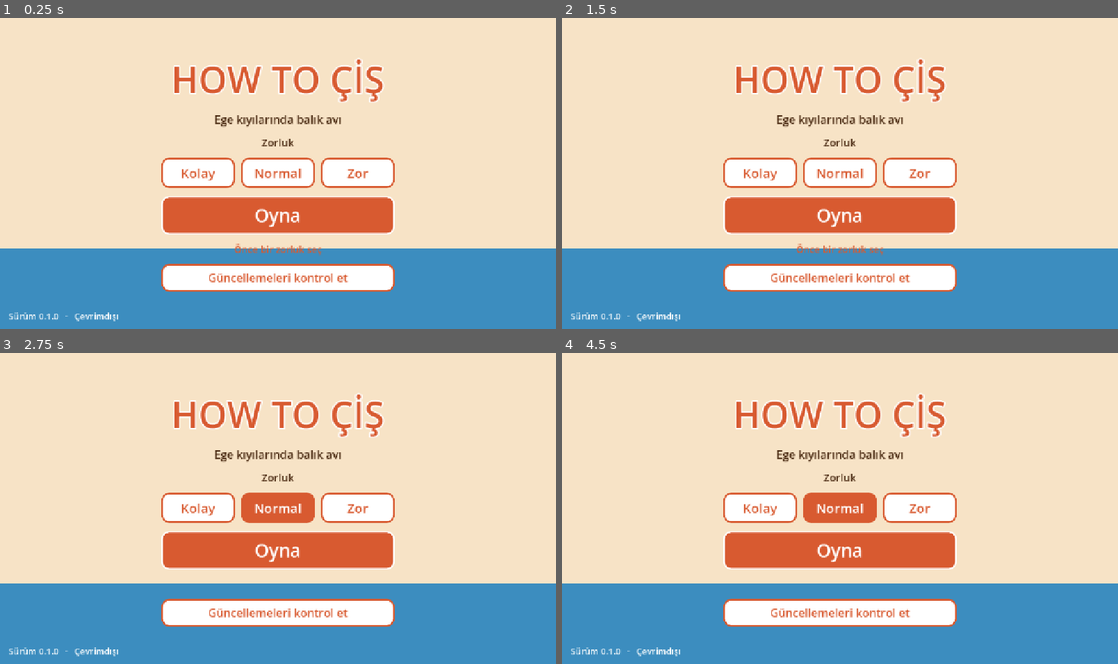
Above: before the commit, frames 1-4 (two rows, left to right).
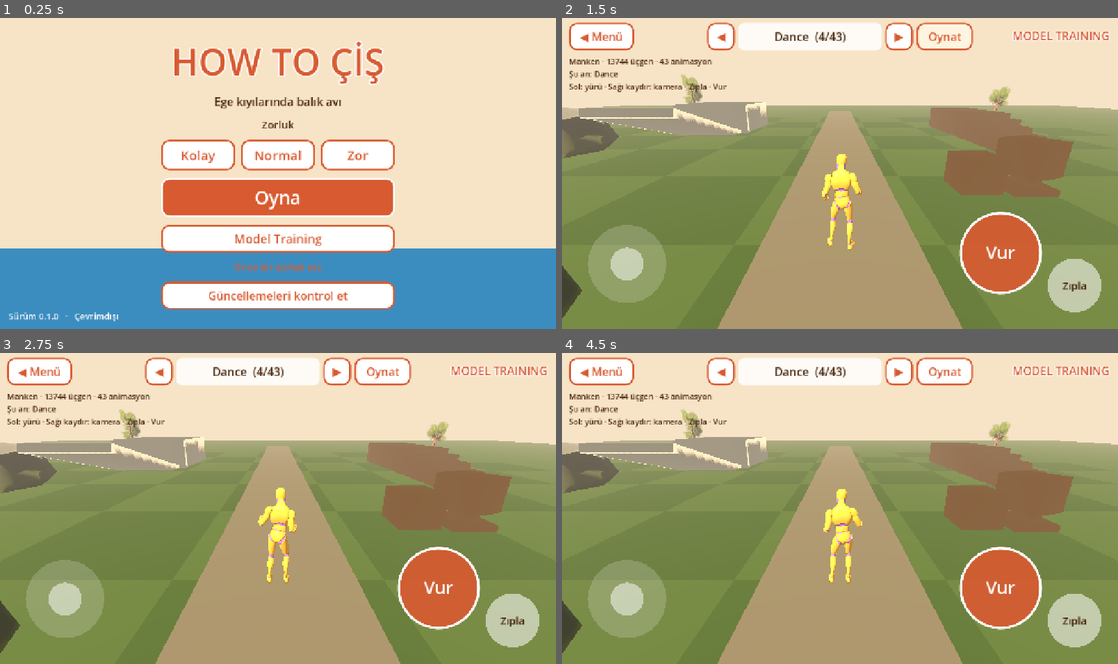
Above: after the commit, the same moments.

Repository: ozguryilmazz/howtocis
Game: Godot game, scene res://scenes/main_menu.tscn
The game is run twice, just before and just after one commit, with the same random seed, the same clock (stepped at 60 frames per second) and the same inputs.
Inputs (mouse positions are in pixels of both pictures, inside the frame that each line leads up to):
- Up to frame 1 (0.25 s): no input
- Up to frame 2 (1.5 s): click (840, 238) at 0.5 s, where only the run after the commit has a clickable "Model Training"; click (945, 36) at 1.25 s, where only the run after the commit has a clickable "Oynat"
- Up to frame 3 (2.75 s): click (278, 508) at 2 s, where only the run before the commit has a clickable "Normal"
- Up to frame 4 (4.5 s): click (840, 508) at 2.75 s, where only the run before the commit has a clickable "Normal"; click (840, 548) at 3.5 s, where only the run before the commit has a clickable "Oyna"; click (1084, 371) at 4.25 s, where only the run before the commit has a clickable "Menü"

The runs differ from the first frame. In frame 1, 20% of the frame differs, in the area x 29-71%, y 7-94%; in frame 2, 80%; in frame 3, 80%, in the area x 0-100%, y 1-100%; in frame 4, 80%.

Commit message:
Model Training bölümü: Quaternius manken, 43 animasyon, üçüncü şahıs kamera
Ana menüye Model Training düğmesi. Deneme alanı (rampa, basamak, duvar,
sandık), SpringArm3D kamera, animasyon tarayıcısı.

Co-Authored-By: Claude Opus 5.5 <noreply@anthropic.com>

Diff:
--- /dev/null
+++ b/scenes/training.tscn
@@ -0,0 +1,6 @@
+[gd_scene load_steps=2 format=3]
+
+[ext_resource type="Script" path="res://scripts/training.gd" id="1"]
+
+[node name="Training" type="Node3D"]
+script = ExtResource("1")
--- a/scripts/main_menu.gd
+++ b/scripts/main_menu.gd
@@ -108,6 +108,15 @@
 		play.add_theme_color_override(c, Color.WHITE)
 	box.add_child(play)
 
+	# Deneme bölümü: yeni modeller, animasyonlar ve üçüncü şahıs kamera.
+	var training := Button.new()
+	training.text = "Model Training"
+	training.custom_minimum_size = Vector2(360, 64)
+	training.add_theme_font_size_override("font_size", 28)
+	training.pressed.connect(func(): get_tree().change_scene_to_file("res://scenes/training.tscn"))
+	style_button(training)
+	box.add_child(training)
+
 	_hint = Label.new()
 	_hint.horizontal_alignment = HORIZONTAL_ALIGNMENT_CENTER
 	_hint.add_theme_font_size_override("font_size", 22)
--- /dev/null
+++ b/scripts/training.gd
@@ -0,0 +1,319 @@
+extends Node3D
+## Model Training: yeni modelleri, animasyonları ve üçüncü şahıs kamerayı denemek için
+## ayrı bölüm. Asıl oyunu etkilemez. Ana menüden açılır.
+##
+## Alan: çimenli düzlük, rampa, basamaklar, duvar (kamera kolunun kısalmasını görmek
+## için), ağaç ve kayalar. Üstte animasyon tarayıcısı: modeldeki her animasyon oynatılabilir.
+
+const FLAT := preload("res://shaders/flat.gdshader")
+const TOUCH := preload("res://scripts/touch_controls.gd")
+const PLAYER := preload("res://scripts/training_player.gd")
+const MENU := preload("res://scripts/main_menu.gd")
+
+const SKY := Color("F7E3C6")
+const GRASS := Color("8DB255")
+const GRASS_DARK := Color("7AA048")
+const PATH := Color("D8C49A")
+const STONE := Color("B4B2A9")
+const WOOD := Color("A0703F")
+const WHITE := Color("FAFAF5")
+const ROOF := Color("D85A30")
+const DARK := Color("4A2A12")
+
+var player: CharacterBody3D
+var _touch: Control
+var _mats := {}
+var _anims: Array = []
+var _anim_i := 0
+var _anim_label: Label
+var _info: Label
+
+
+func _ready() -> void:
+	_build_environment()
+	_build_ground()
+	_build_props()
+	player = PLAYER.new()
+	player.position = Vector3(0, 0.1, 6)
+	add_child(player)
+	_build_ui()
+	player.touch = _touch
+	if "--otomatik" in OS.get_cmdline_user_args():
+		_autopilot()
+
+
+# --- Yardımcılar -----------------------------------------------------------
+
+func mat(color: Color) -> ShaderMaterial:
+	var key := color.to_html()
+	if not _mats.has(key):
+		var m := ShaderMaterial.new()
+		m.shader = FLAT
+		m.set_shader_parameter("albedo", color)
+		_mats[key] = m
+	return _mats[key]
+
+
+func block(size: Vector3, color: Color, pos: Vector3, rot_deg := Vector3.ZERO) -> MeshInstance3D:
+	var b := BoxMesh.new()
+	b.size = size
+	b.material = mat(color)
+	var mi := MeshInstance3D.new()
+	mi.mesh = b
+	mi.position = pos
+	mi.rotation_degrees = rot_deg
+	add_child(mi)
+	var body := StaticBody3D.new()
+	var shape := CollisionShape3D.new()
+	var bs := BoxShape3D.new()
+	bs.size = size
+	shape.shape = bs
+	body.add_child(shape)
+	mi.add_child(body)
+	return mi
+
+
+func model(path: String, pos: Vector3, scl: float, yaw := 0.0) -> Node3D:
+	if not ResourceLoader.exists(path):
+		return null
+	var m: Node3D = (load(path) as PackedScene).instantiate()
+	m.position = pos
+	m.scale = Vector3.ONE * scl
+	m.rotation_degrees.y = yaw
+	add_child(m)
+	return m
+
+
+# --- Sahne -----------------------------------------------------------------
+
+func _build_environment() -> void:
+	var env := Environment.new()
+	env.background_mode = Environment.BG_COLOR
+	env.background_color = SKY
+	env.ambient_light_source = Environment.AMBIENT_SOURCE_COLOR
+	env.ambient_light_color = Color("FFF4E0")
+	env.ambient_light_energy = 0.6
+	env.fog_enabled = true
+	env.fog_light_color = SKY
+	env.fog_density = 0.008
+	var we := WorldEnvironment.new()
+	we.environment = env
+	add_child(we)
+	var sun := DirectionalLight3D.new()
+	sun.light_color = Color("FFD9B0")
+	sun.light_energy = 1.15
+	sun.rotation_degrees = Vector3(-50, -35, 0)
+	sun.shadow_enabled = true
+	add_child(sun)
+
+
+func _build_ground() -> void:
+	block(Vector3(90, 1, 90), GRASS, Vector3(0, -0.5, 0))
+	# Dama desenli koyu kareler: yürürken hızı ve yönü görmek kolaylaşır.
+	for x in range(-4, 5):
+		for z in range(-4, 5):
+			if (x + z) % 2 == 0:
+				var q := MeshInstance3D.new()
+				var pm := PlaneMesh.new()
+				pm.size = Vector2(4, 4)
+				pm.material = mat(GRASS_DARK)
+				q.mesh = pm
+				q.position = Vector3(x * 4, 0.005, z * 4)
+				add_child(q)
+	# Yürüme yolu
+	var path := MeshInstance3D.new()
+	var pp := PlaneMesh.new()
+	pp.size = Vector2(3, 40)
+	pp.material = mat(PATH)
+	path.mesh = pp
+	path.position = Vector3(0, 0.01, -8)
+	add_child(path)
+
+
+func _build_props() -> void:
+	# Rampa ve üstünde platform
+	block(Vector3(4, 0.4, 7), STONE, Vector3(-9, 0.95, -4), Vector3(-16, 0, 0))
+	block(Vector3(5, 1.9, 5), STONE, Vector3(-9, 0.95, -10))
+	# Basamaklar
+	for i in 5:
+		block(Vector3(3, 0.3 * (i + 1), 1.0), WOOD, Vector3(9, 0.15 * (i + 1), -2 - i))
+	block(Vector3(3, 1.5, 4), WOOD, Vector3(9, 0.75, -9))
+	# Duvar: kamera arkasına girince kol kısalır
+	block(Vector3(10, 3, 0.6), WHITE, Vector3(0, 1.5, 14))
+	block(Vector3(10.4, 0.3, 1.0), ROOF, Vector3(0, 3.1, 14))
+	# Sandıklar (zıplama denemesi)
+	block(Vector3(1.2, 1.0, 1.2), WOOD, Vector3(4, 0.5, 3))
+	block(Vector3(1.2, 1.0, 1.2), WOOD, Vector3(5.4, 1.0, 3.2), Vector3(0, 20, 0))
+	block(Vector3(1.2, 0.2, 1.2), WOOD, Vector3(5.4, 0.5 - 0.4, 3.2))
+	# Ağaç ve kayalar (asıl oyunun modelleri)
+	for p in [Vector3(-14, 0, 8), Vector3(14, 0, 10), Vector3(-16, 0, -18), Vector3(16, 0, -16)]:
+		var t := model("res://models/nature/agac%d.glb" % (1 + int(p.x > 0)), p, 0.5, p.z * 10.0)
+		if t:
+			var body := StaticBody3D.new()
+			var sh := CollisionShape3D.new()
+			var c := CylinderShape3D.new()
+			c.radius = 0.35
+			c.height = 3.0
+			sh.shape = c
+			body.position = p + Vector3(0, 1.5, 0)
+			body.add_child(sh)
+			add_child(body)
+	for p in [Vector3(-5, 0, 9), Vector3(12, 0, 4), Vector3(-13, 0, -2)]:
+		var r := model("res://models/nature/kaya.glb", p, 1.2, p.x * 20.0)
+		if r:
+			for mi in r.find_children("*", "MeshInstance3D", true, false):
+				(mi as MeshInstance3D).create_convex_collision()
+
+
+# --- Arayüz ----------------------------------------------------------------
+
+func _build_ui() -> void:
+	var layer := CanvasLayer.new()
+	add_child(layer)
+	_touch = TOUCH.new()
+	layer.add_child(_touch)
+	_touch.set_action("Vur")
+
+	var back := Button.new()
+	back.text = "◀ Menü"
+	back.position = Vector2(16, 14)
+	back.custom_minimum_size = Vector2(150, 64)
+	back.add_theme_font_size_override("font_size", 26)
+	MENU.style_button(back)
+	back.pressed.connect(func(): get_tree().change_scene_to_file("res://scenes/main_menu.tscn"))
+	layer.add_child(back)
+
+	# Animasyon tarayıcısı (üst orta)
+	_anims = Array(player.anim.get_animation_list())
+	_anims.erase("RESET")
+	_anim_i = maxi(0, maxi(_anims.find("Dance_Loop"), _anims.find("Dance")))
+	var bar := HBoxContainer.new()
+	bar.anchor_left = 0.5
+	bar.anchor_right = 0.5
+	bar.grow_horizontal = Control.GROW_DIRECTION_BOTH
+	bar.position.y = 14
+	bar.add_theme_constant_override("separation", 8)
+	layer.add_child(bar)
+	bar.add_child(_small_button("◀", func(): _step(-1)))
+	_anim_label = Label.new()
+	_anim_label.custom_minimum_size = Vector2(330, 64)
+	_anim_label.horizontal_alignment = HORIZONTAL_ALIGNMENT_CENTER
+	_anim_label.vertical_alignment = VERTICAL_ALIGNMENT_CENTER
+	_anim_label.add_theme_font_size_override("font_size", 26)
+	_anim_label.add_theme_color_override("font_color", DARK)
+	var sb := StyleBoxFlat.new()
+	sb.bg_color = Color(1, 1, 1, 0.85)
+	sb.set_corner_radius_all(14)
+	_anim_label.add_theme_stylebox_override("normal", sb)
+	bar.add_child(_anim_label)
+	bar.add_child(_small_button("▶", func(): _step(1)))
+	bar.add_child(_small_button("Oynat", _play_selected, 130))
+
+	_info = Label.new()
+	_info.position = Vector2(16, 90)
+	_info.add_theme_font_size_override("font_size", 18)
+	_info.add_theme_color_override("font_color", DARK)
+	layer.add_child(_info)
+
+	var title := Label.new()
+	title.text = "MODEL TRAINING"
+	title.anchor_left = 1.0
+	title.anchor_right = 1.0
+	title.grow_horizontal = Control.GROW_DIRECTION_BEGIN
+	title.position.y = 26
+	title.offset_right = -20
+	title.add_theme_font_size_override("font_size", 26)
+	title.add_theme_color_override("font_color", ROOF)
+	title.add_theme_color_override("font_outline_color", Color.WHITE)
+	title.add_theme_constant_override("outline_size", 8)
+	layer.add_child(title)
+	_step(0)
+
+
+func _small_button(t: String, cb: Callable, w := 64) -> Button:
+	var b := Button.new()
+	b.text = t
+	b.custom_minimum_size = Vector2(w, 64)
+	b.add_theme_font_size_override("font_size", 26)
+	MENU.style_button(b)
+	b.pressed.connect(cb)
+	return b
+
+
+func _step(d: int) -> void:
+	_anim_i = posmod(_anim_i + d, _anims.size())
+	_anim_label.text = "%s  (%d/%d)" % [_anims[_anim_i], _anim_i + 1, _anims.size()]
+
+
+func _play_selected() -> void:
+	player.play_showcase(_anims[_anim_i])
+
+
+func _process(_delta: float) -> void:
+	if _info:
+		_info.text = "Manken · %d üçgen · %d animasyon\nŞu an: %s\nSol: yürü · Sağı kaydır: kamera · Zıpla · Vur" % [
+			_tris(), _anims.size(), player.anim.current_animation]
+
+
+var _tri_cache := -1
+
+
+func _tris() -> int:
+	if _tri_cache < 0:
+		_tri_cache = player.triangle_count()
+	return _tri_cache
+
+
+# --- Otomatik test: ekran görüntüleri (MODEL_SHOT=klasör) ---------------------
+
+func _shot(name: String) -> void:
+	var dir := OS.get_environment("MODEL_SHOT")
+	print("[model] ", name, " anim=", player.anim.current_animation, " pos=", player.global_position)
+	if dir != "":
+		get_viewport().get_texture().get_image().save_png("%s/%s.png" % [dir, name])
+
+
+func _wait(s: float) -> void:
+	await get_tree().create_timer(s).timeout
+
+
+func _autopilot() -> void:
+	await _wait(1.2)
+	_shot("01_bekle")
+	_touch.move_vector = Vector2(0, -0.45)
+	await _wait(1.5)
+	_shot("02_yuru")
+	_touch.move_vector = Vector2(0, -1)
+	await _wait(1.2)
+	_shot("03_kos")
+	# Geri dön: kamera dönmez, karakterin önü görünür.
+	_touch.move_vector = Vector2(0, 1)
+	await _wait(1.0)
+	_shot("04_geri_on")
+	_touch.move_vector = Vector2.ZERO
+	await _wait(0.6)
+	_touch._jump = true
+	await _wait(0.35)
+	_shot("05_zipla")
+	await _wait(1.2)
+	_touch._action_tap = true
+	await _wait(0.25)
+	_shot("06_yumruk")
+	await _wait(0.8)
+	# Kamerayı yandan çevir
+	for i in 20:
+		_touch._look += Vector2(-30, 0)
+		await _wait(0.02)
+	await _wait(0.4)
+	_shot("07_kamera_yan")
+	_play_selected()
+	await _wait(1.0)
+	_shot("08_dans")
+	# Duvara doğru geri git: kamera kolu kısalmalı
+	_touch._look += Vector2(600, 0)
+	await _wait(0.3)
+	player.global_position = Vector3(0, 0.1, 11)
+	player.rotation.y = 0
+	await _wait(0.6)
+	_shot("09_duvar")
+	get_tree().quit()
--- /dev/null
+++ b/scripts/training_player.gd
@@ -0,0 +1,220 @@
+extends CharacterBody3D
+## Model Training: üçüncü şahıs karakter. Kamera karakterin arkasında ve üstünde
+## bir kolun (SpringArm3D) ucundadır; ekranı kaydırınca karakterin etrafında döner.
+## Karakter yürüdüğü yöne döner; geri yürüyünce kamera dönmez, karakterin önü görünür.
+## Kamera ile karakter arasına duvar girerse kol kısalır, kamera duvarın içine girmez.
+
+const MODEL := "res://models/characters/manken.glb"
+const WALK := 2.0
+const JOG := 4.6
+const SPRINT := 7.0
+const JUMP_VELOCITY := 5.5
+const GRAVITY := 14.0
+const LOOK_SENS := 0.005
+const ARM_LEN := 4.2
+const TURN_SPEED := 12.0
+
+var touch: Node = null
+## Animasyon tarayıcısından oynatılan gösteri animasyonu (yürüyünce biter).
+var showcase := ""
+
+var anim: AnimationPlayer
+var model: Node3D
+var camera: Camera3D
+var _yaw_node: Node3D
+var _pitch_node: Node3D
+var _arm: SpringArm3D
+var _yaw := 0.0
+var _pitch := -0.32
+var _action_t := 0.0      # yumruk/iniş gibi kısa animasyon süresince yürüme yok
+var _punch_left := false
+var _was_floor := true
+var _current := ""
+
+
+func _ready() -> void:
+	var col := CollisionShape3D.new()
+	var cap := CapsuleShape3D.new()
+	cap.radius = 0.32
+	cap.height = 1.8
+	col.shape = cap
+	col.position.y = 0.9
+	add_child(col)
+
+	model = (load(MODEL) as PackedScene).instantiate()
+	# Modelin önü +Z'ye bakar; Godot'da ileri -Z olduğu için çevrilir.
+	model.rotation.y = PI
+	add_child(model)
+	anim = model.find_children("*", "AnimationPlayer", true, false)[0]
+	for n in anim.get_animation_list():
+		if n.ends_with("_Loop") or n in ["Sword_Idle"]:
+			anim.get_animation(n).loop_mode = Animation.LOOP_LINEAR
+	anim.animation_finished.connect(_on_anim_finished)
+
+	# Kamera kolu: karakterle birlikte dönmesin diye top_level; konumu her karede izlenir.
+	_yaw_node = Node3D.new()
+	_yaw_node.top_level = true
+	add_child(_yaw_node)
+	_pitch_node = Node3D.new()
+	_yaw_node.add_child(_pitch_node)
+	_arm = SpringArm3D.new()
+	_arm.spring_length = ARM_LEN
+	_arm.margin = 0.2
+	var s := SphereShape3D.new()
+	s.radius = 0.25
+	_arm.shape = s
+	_arm.add_excluded_object(get_rid())
+	_pitch_node.add_child(_arm)
+	camera = Camera3D.new()
+	camera.fov = 65.0
+	camera.far = 500.0
+	_arm.add_child(camera)
+	camera.current = true
+	_yaw_node.global_position = global_position + Vector3(0, 1.5, 0)
+	_yaw = rotation.y
+	_play("Idle_Loop")
+
+
+func triangle_count() -> int:
+	var n := 0
+	for mi in model.find_children("*", "MeshInstance3D", true, false):
+		var m: Mesh = (mi as MeshInstance3D).mesh
+		for si in m.get_surface_count():
+			var arr := m.surface_get_arrays(si)
+			var idx = arr[Mesh.ARRAY_INDEX]
+			n += (idx.size() if idx != null else (arr[Mesh.ARRAY_VERTEX] as PackedVector3Array).size()) / 3
+	return n
+
+
+## Godot içe aktarırken "_Loop" sonekini silip animasyonu döngüye alır; iki adı da kabul et.
+func _resolve(name: String) -> String:
+	if anim.has_animation(name):
+		return name
+	return name.trim_suffix("_Loop")
+
+
+func _play(name: String, blend := 0.2, speed := 1.0) -> void:
+	name = _resolve(name)
+	if _current == name and anim.is_playing():
+		anim.speed_scale = speed
+		return
+	_current = name
+	anim.play(name, blend)
+	anim.speed_scale = speed
+
+
+## Animasyon tarayıcısı: istenen animasyonu oynatır; karakter yürüyünce normal hâline döner.
+func play_showcase(name: String) -> void:
+	showcase = name
+	_current = ""
+	_play(name, 0.25)
+
+
+func punch() -> void:
+	if _action_t > 0.0 or not is_on_floor():
+		return
+	showcase = ""
+	_punch_left = not _punch_left
+	var n := "Punch_Jab" if _punch_left else "Punch_Cross"
+	_current = ""
+	_play(n, 0.1, 1.3)
+	n = _current
+	_action_t = anim.get_animation(n).length / 1.3 * 0.8
+
+
+func _on_anim_finished(name: String) -> void:
+	if name == showcase:
+		showcase = ""
+	_current = ""
+
+
+func _physics_process(delta: float) -> void:
+	var look := Vector2.ZERO
+	var move := Vector2.ZERO
+	var jump := false
+	var act := false
+	if touch:
+		look = touch.consume_look()
+		move = touch.move_vector
+		jump = touch.consume_jump()
+		act = touch.consume_action()
+	var keys := Vector2(
+		float(Input.is_physical_key_pressed(KEY_D)) - float(Input.is_physical_key_pressed(KEY_A)),
+		float(Input.is_physical_key_pressed(KEY_S)) - float(Input.is_physical_key_pressed(KEY_W)))
+	var sprint_key := Input.is_physical_key_pressed(KEY_SHIFT)
+	if keys != Vector2.ZERO:
+		move = keys.normalized() * (1.0 if sprint_key else 0.7)
+	if Input.is_physical_key_pressed(KEY_SPACE):
+		jump = true
+	if act:
+		punch()
+
+	# Kamera: kaydırma karakterin etrafında döndürür (karakteri döndürmez).
+	_yaw -= look.x * LOOK_SENS
+	_pitch = clampf(_pitch - look.y * LOOK_SENS, -1.25, 0.45)
+	_yaw_node.rotation = Vector3(0, _yaw, 0)
+	_pitch_node.rotation = Vector3(_pitch, 0, 0)
+
+	_action_t -= delta
+	var busy := _action_t > 0.0
+	var amount := minf(move.length(), 1.0)
+	if busy:
+		amount = 0.0
+	# Hareket kameraya göre: kol yukarı = kameranın baktığı yöne.
+	var dir := Vector3.ZERO
+	if amount > 0.08:
+		dir = (Basis(Vector3.UP, _yaw) * Vector3(move.x, 0, move.y)).normalized()
+		showcase = ""
+	var speed := WALK
+	if amount > 0.55:
+		speed = JOG
+	if amount > 0.97 and sprint_key:
+		speed = SPRINT
+	var target := dir * speed * (amount if amount <= 0.55 else 1.0)
+	velocity.x = move_toward(velocity.x, target.x, 30.0 * delta)
+	velocity.z = move_toward(velocity.z, target.z, 30.0 * delta)
+	if dir != Vector3.ZERO:
+		var want := atan2(-dir.x, -dir.z)
+		rotation.y = lerp_angle(rotation.y, want, 1.0 - exp(-TURN_SPEED * delta))
+
+	if not is_on_floor():
+		velocity.y -= GRAVITY * delta
+	elif jump and not busy:
+		velocity.y = JUMP_VELOCITY
+		showcase = ""
+		_current = ""
+		_play("Jump_Start", 0.1)
+	move_and_slide()
+
+	# Kamera kolu karakteri yumuşakça izler.
+	var follow := global_position + Vector3(0, 1.45, 0)
+	_yaw_node.global_position = _yaw_node.global_position.lerp(follow, 1.0 - exp(-14.0 * delta))
+
+	_animate(Vector2(velocity.x, velocity.z).length())
+	if global_position.y < -20.0:
+		global_position = Vector3(0, 1, 6)
+		velocity = Vector3.ZERO
+
+
+func _animate(hspeed: float) -> void:
+	var on_floor := is_on_floor()
+	if on_floor and not _was_floor:
+		_play("Jump_Land", 0.1, 1.4)
+		_action_t = 0.18
+	_was_floor = on_floor
+	if not on_floor:
+		if _current != "Jump_Start" or not anim.is_playing():
+			_play("Jump_Loop", 0.2)
+		return
+	if _action_t > 0.0 and (_current.begins_with("Punch") or _current == "Jump_Land"):
+		return
+	if showcase != "":
+		return
+	if hspeed > 5.6:
+		_play("Sprint_Loop", 0.2)
+	elif hspeed > 2.6:
+		_play("Jog_Fwd_Loop", 0.2, hspeed / JOG)
+	elif hspeed > 0.25:
+		_play("Walk_Loop", 0.2, clampf(hspeed / WALK, 0.6, 1.3))
+	else:
+		_play("Idle_Loop", 0.25)
Binary file added: models/characters/manken.glb
Not shown, added: models/characters/manken.glb.import
Not shown, changed: models/KAYNAK.md
